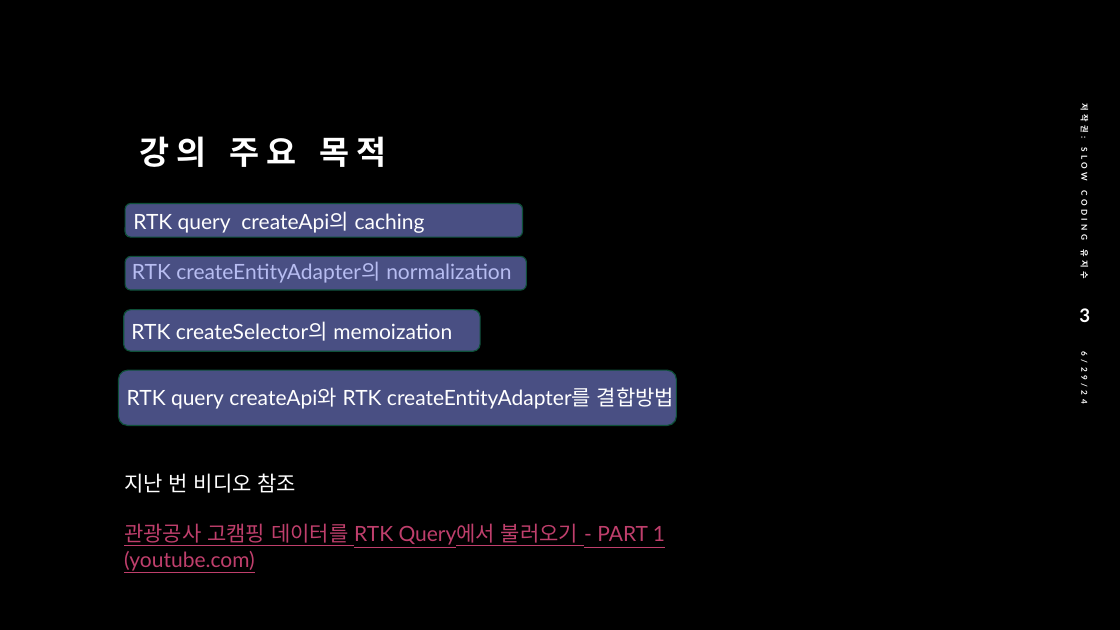
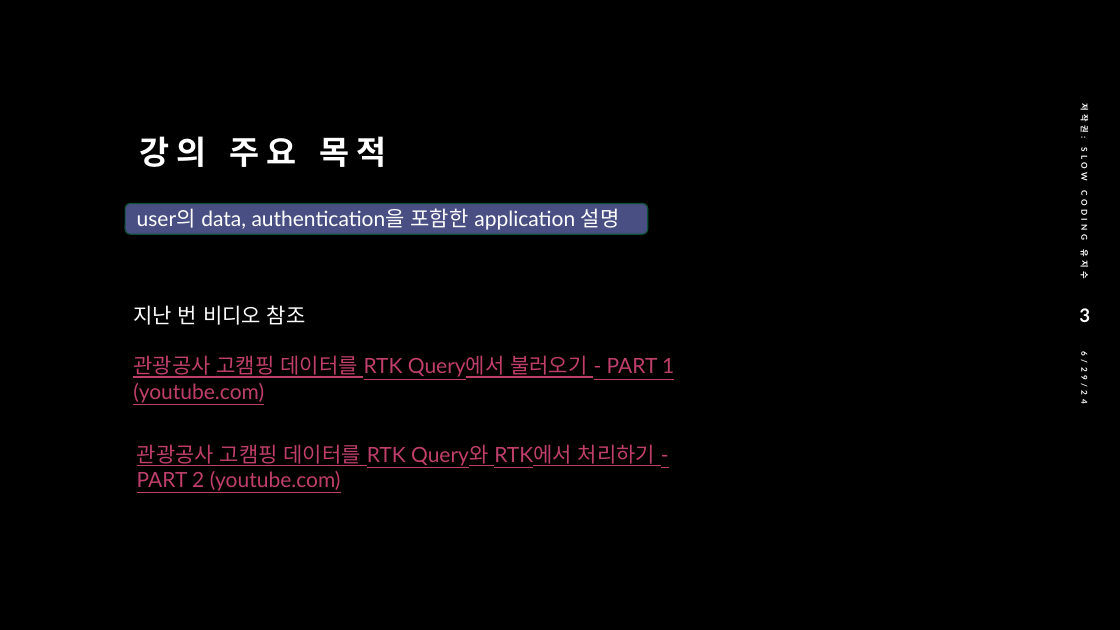
Before and after one commit to jisooyu/yu-mern-rtk-query-car-3, a slide deck: slide 3 of yu-mern-rtk-car-3.pptx. Drawn at 1120x630 pixels with LibreOffice and Linux fonts; fonts in the diff are those of the drawing. Boxes give left, top, right and bottom in pixels: in the first picture for what was removed or moved away, otherwise in the second. Text is boxed around its words. In the diff, an @@ line names an element or a change of style, - is before the commit and + after.

```diff
--- a/yu-mern-rtk-car-3.pptx
+++ b/yu-mern-rtk-car-3.pptx
@@ rounded rectangle: place and size @@
-rounded rectangle at [125,203,523,237]
+rounded rectangle at [125,203,648,234]
@@ text at [137,208,620,230]: text changed @@
-RTK query createApi의 caching
+user의 data, authentication을 포함한 application 설명
@@ rounded rectangle removed at [125,256,527,290] @@
@@ text removed at [132,262,511,283] @@
-RTK createEntityAdapter의 normalization
@@ text "지난 번 비디오 참조": place and size @@
-text "지난 번 비디오 참조" at [124,473,665,571]
+text "지난 번 비디오 참조" at [133,305,674,403]
@@ rounded rectangle removed at [124,310,480,351] @@
@@ text removed at [131,321,452,341] @@
-RTK createSelector의 memoization
@@ rounded rectangle removed at [118,371,676,426] @@
@@ text removed at [127,387,674,409] @@
-RTK query createApi와 RTK createEntityAdapter를 결합방법
@@ text added at [137,444,655,491], 18 pt, text #BF3F6C, underline @@
+관광공사 고캠핑 데이터를 RTK Query와 RTK에서 처리하기 - PART 2 (youtube.com)
```
Also in this commit, not shown: 5 other slides changed, 1 slide added, 13 slides removed, 12 other files.
